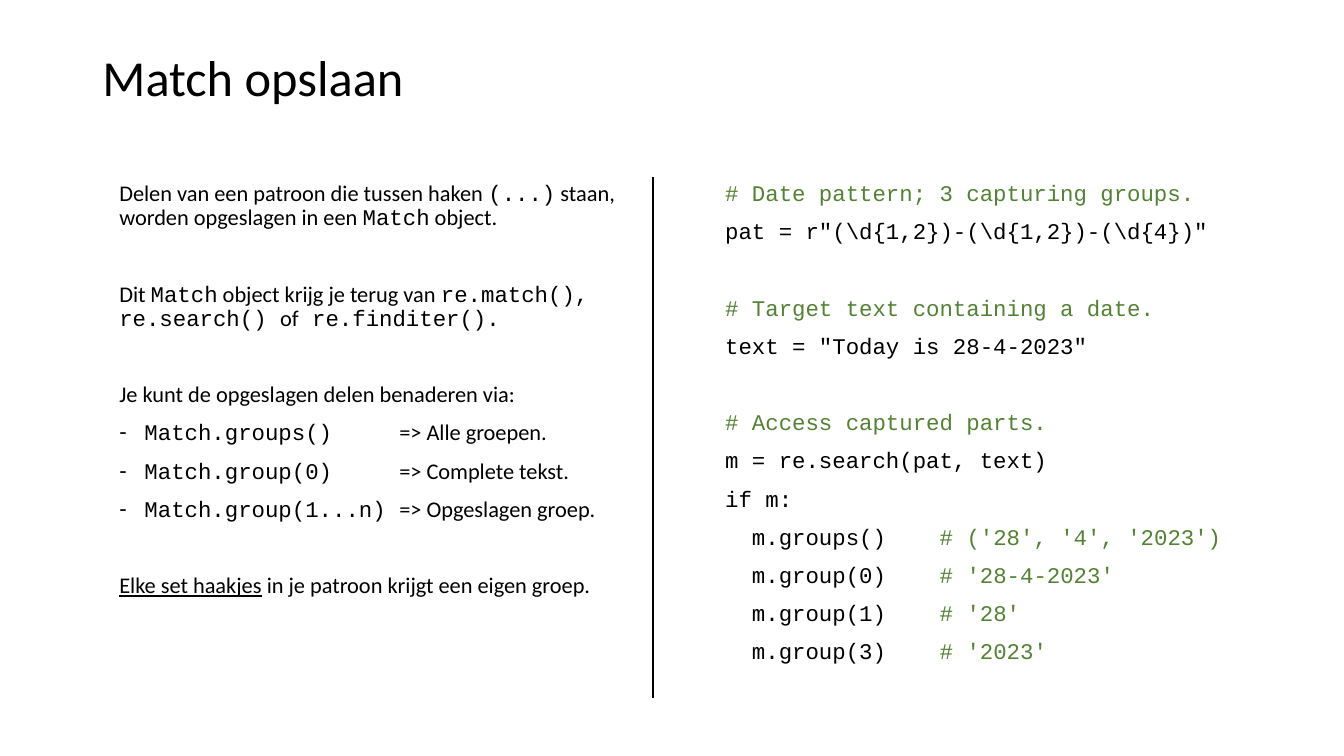
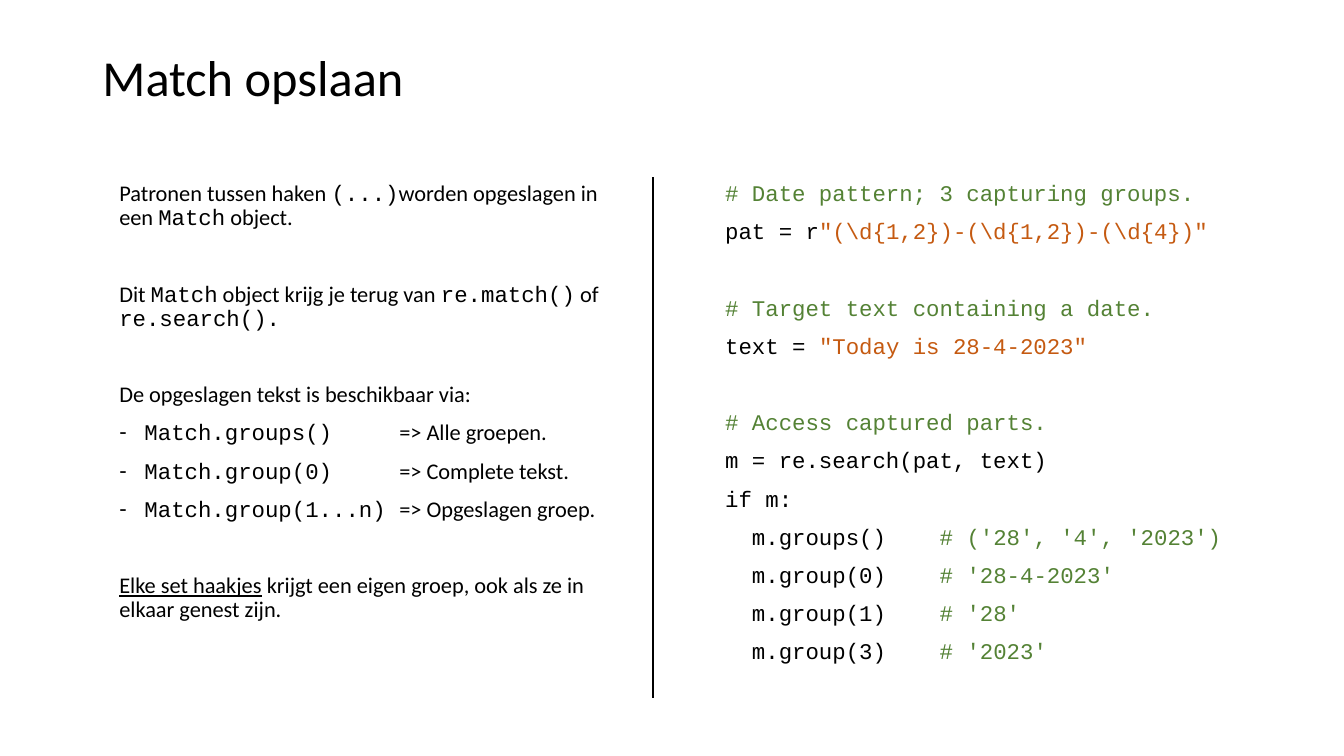
Before and after one commit to LFKoning/knowledge-sharing, a slide deck: slide 23 of python_trainees/5_nlp/python_traineeship_5.pptx (slide 22 before the commit). Drawn at 1344x756 pixels with LibreOffice and Linux fonts; fonts in the diff are those of the drawing. Boxes give left, top, right and bottom in pixels: in the first picture for what was removed or moved away, otherwise in the second. Text is boxed around its words. In the diff, an @@ line names an element or a change of style, - is before the commit and + after.

```diff
--- a/python_trainees/5_nlp/python_traineeship_5.pptx
+++ b/python_trainees/5_nlp/python_traineeship_5.pptx
@@ text at (x1=119, y1=185, x2=599, y2=406): text changed @@
-Delen van een patroon die tussen haken (...) staan, worden opgeslagen in een Match object.
-Dit Match object krijg je terug van re.match(), re.search() of re.finditer().
-Je kunt de opgeslagen delen benaderen via:
+Patronen tussen haken (...)worden opgeslagen in een Match object.
+Dit Match object krijg je terug van re.match() of re.search().
+De opgeslagen tekst is beschikbaar via:
@@ text at (x1=725, y1=223, x2=1208, y2=359): text colour #000000 to #C55A11 in "r"(\d{1,2})-(\d{1,2})-(\d{4})"", ""Today is 28-4-2023"" @@
@@ text at (x1=119, y1=577, x2=584, y2=621): text changed @@
-Elke set haakjes in je patroon krijgt een eigen groep.
+Elke set haakjes krijgt een eigen groep, ook als ze in elkaar genest zijn.
```
Also in this commit, not shown: 6 other slides changed, 1 slide added, 1 slide removed, 5 other files.
